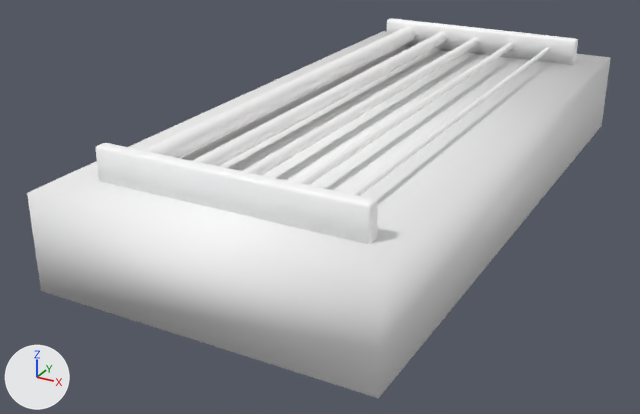
The FBX model Labyrinth/SourceArt/Instruments/Meshes/SM_BassA.fbx: old version first, new version second.
Both versions are drawn from a camera (50 mm lens) standing at (0.815, -1.782, 0.814) and looking at (-0.095, -0.126, -0.013). Lighting does not change. The marker at lower left points along +X, +Y and +Z. Where no turn or scale is listed for an object, it has been applied to the vertices.

In view in the first picture: 'transform2'.
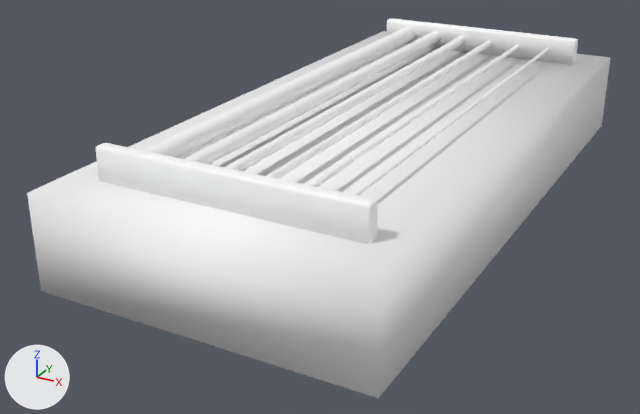
Patch to the scene script:
```diff
--- a/Labyrinth/SourceArt/Instruments/Meshes/SM_BassA.fbx.py
+++ b/Labyrinth/SourceArt/Instruments/Meshes/SM_BassA.fbx.py
@@ me_transform2 @@
 me_transform2.from_pydata(...)  # 1456 vertices, 1402 faces; spans x -0.35..0.35, y -0.75..0.75, z 0.0..0.27
 # used by ob_transform2; location = (0.0, 0.0, 0.0)
+# me_transform2 part 1: the loose piece of 264 vertices spanning x -0.01..0.01, y -0.63..0.63, z 0.22..0.25 is moved by (-0.04, 0.0, 0.0)
+# me_transform2 part 2: the loose piece of 264 vertices spanning x 0.09..0.11, y -0.63..0.63, z 0.23..0.24 is moved by (-0.06, 0.0, 0.0)
+# me_transform2 part 3: the loose piece of 264 vertices spanning x 0.09..0.11, y -0.63..0.63, z 0.23..0.24 is copied, and the copy is moved by (0.02, 0.0, 0.0); it spans x 0.12..0.13, y -0.63..0.63, z 0.23..0.24
 me_transform2.materials.append(mat_body)
```

Where the change shows, as pixel boxes (x1, y1, x2, y2) in the pictures (640 x 414 px; the box of a moved part takes in the faces that stretch with it):
part 1 of me_transform2, moved or reshaped
    before: (243, 37, 479, 175)
    after: (224, 36, 466, 171)
part 2 of me_transform2, moved or reshaped
    before: (296, 43, 514, 185)
    after: (267, 40, 492, 179)
part 3 of me_transform2, added
    after: (309, 44, 520, 187)
